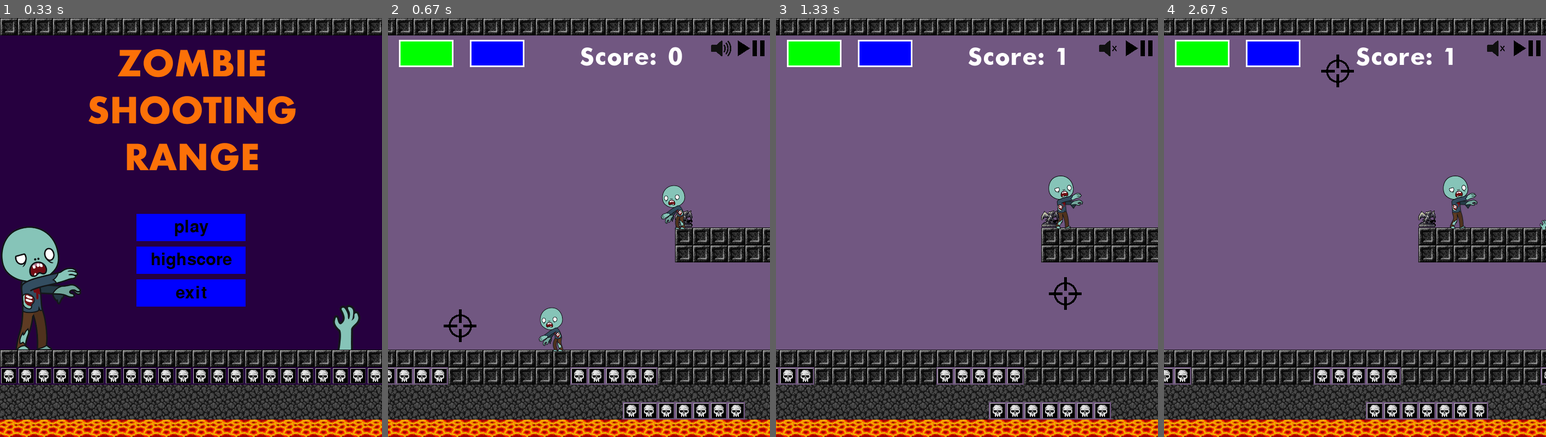
Above: before the commit, frames 1-4 (left to right).
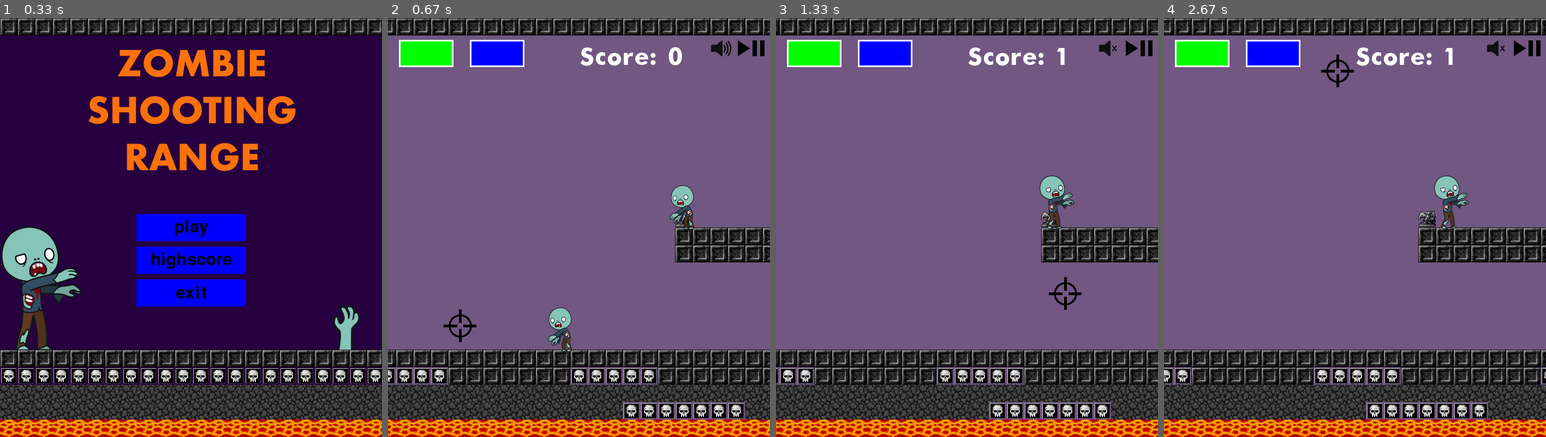
Above: after the commit, the same moments.

Repository: bezvershenko/YandexLyceymPyGame
Game: pygame game, started from test.py
Two runs of this game, one before a commit and one after it. Both use one fixed random seed, a clock stepped at 60 frames per second and the inputs below.
Inputs (mouse positions are in pixels of both pictures, inside the frame that each line leads up to):
- Up to frame 1 (0.33 s): no input
- Up to frame 2 (0.67 s): press the mouse at (579, 227) at 0.37 s; move the mouse to (517, 277) at 0.47 s; release the mouse at (460, 323) at 0.6 s
- Up to frame 3 (1.33 s): click (947, 319) at 0.72 s; press the mouse at (1108, 47) at 1.03 s; move the mouse to (1085, 168) at 1.13 s; release the mouse at (1066, 294) at 1.27 s
- Up to frame 4 (2.67 s): press the mouse at (1526, 47) at 1.37 s; move the mouse to (1400, 206) at 1.47 s; release the mouse at (1270, 361) at 1.6 s; press the mouse at (1496, 47) at 1.7 s; move the mouse to (1374, 168) at 1.8 s; release the mouse at (1248, 294) at 1.93 s; press the mouse at (1496, 47) at 2.03 s; move the mouse to (1496, 59) at 2.13 s; release the mouse at (1496, 68) at 2.27 s; press the mouse at (1526, 47) at 2.37 s; move the mouse to (1431, 59) at 2.47 s; release the mouse at (1335, 72) at 2.6 s

Frame 1 is identical in both runs. In frame 2, 1.2% of the frame differs, in the area x 39-81%, y 39-80%; in frame 3, 0.7%; in frame 4, 0.8%.

Commit message:
исправлены баги с руками
Signed-off-by: vasilmao <vasezs@inbox.ru>

Diff:
--- a/test.py
+++ b/test.py
@@ -45,6 +45,10 @@
     def zero(self):
         self.rep = False
         self.x = 0
+        for i in all_sprites:
+            if isinstance(i, Zombie):
+                gui.erase(i)
+                all_sprites.remove(i)
         spawn_z(all_sprites)
         global cam_speed
         if cam_speed < 4:
@@ -116,12 +120,12 @@
         self.x = x
         self.y = y
         self.d = random.choice([0.1, -0.1])
-        self.moving = 0
         self.image = pygame.image.load(
             'appear/appear_{}.png'.format(1))
         self.rect = self.image.get_rect()
         self.rect.x = (self.x - 1) * CELL_SIZE
         self.rect.y = (self.y - 1) * CELL_SIZE - 16
+        self.moving = -(CELL_SIZE // 2)
         self.kk = 0
         self.kk0 = 1
         self.kk2 = 0
@@ -130,11 +134,11 @@
 
     def move_cam(self, d):
         self.moving -= d
-        self.rect.x -= d
+        self.rect.x = self.x * CELL_SIZE + self.moving
 
     def move(self):
         if self.stage == -1:
-            if 0 <= (self.x - 1) * CELL_SIZE + self.moving <= 600:
+            if 0 <= self.rect.x <= 600:
                 self.stage += 1
                 roar = pygame.mixer.Sound('music/brains%d.wav' % (random.randint(1, 3)))
                 roar.play()
@@ -142,11 +146,6 @@
                     roar.set_volume(0)
         if self.stage == 0:
             self.kk0 += 1
-            if self.kk0 == 12.0:
-                self.stage += 1
-                # self.y -= 1
-                self.rect.y -= 16
-                return
             if int(self.kk0) == 12:
                 self.stage += 1
                 self.rect.y -= 16
